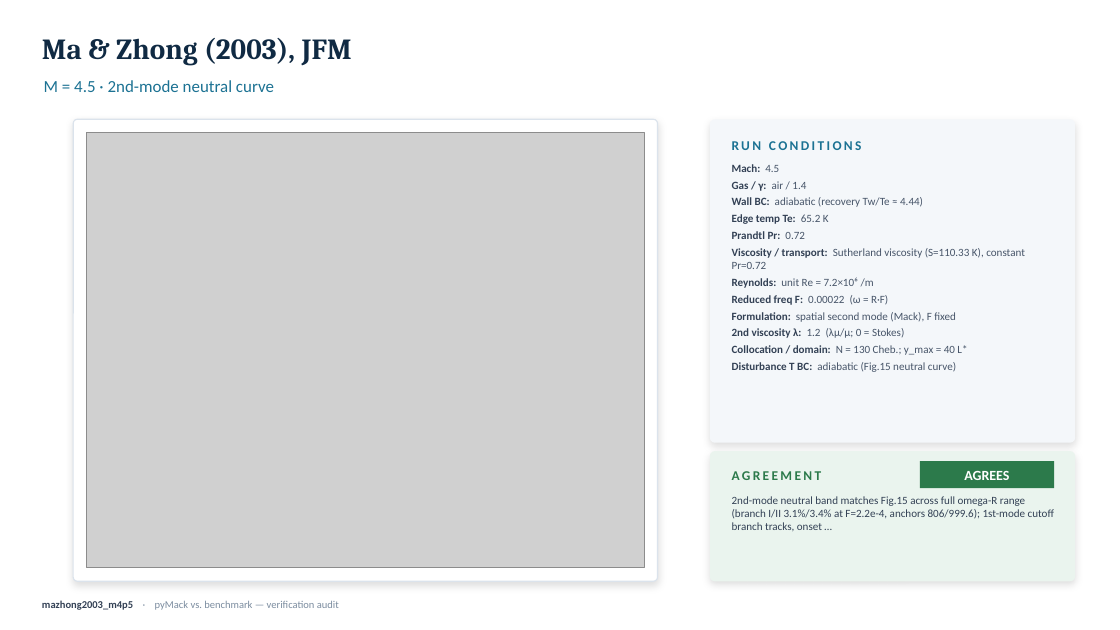
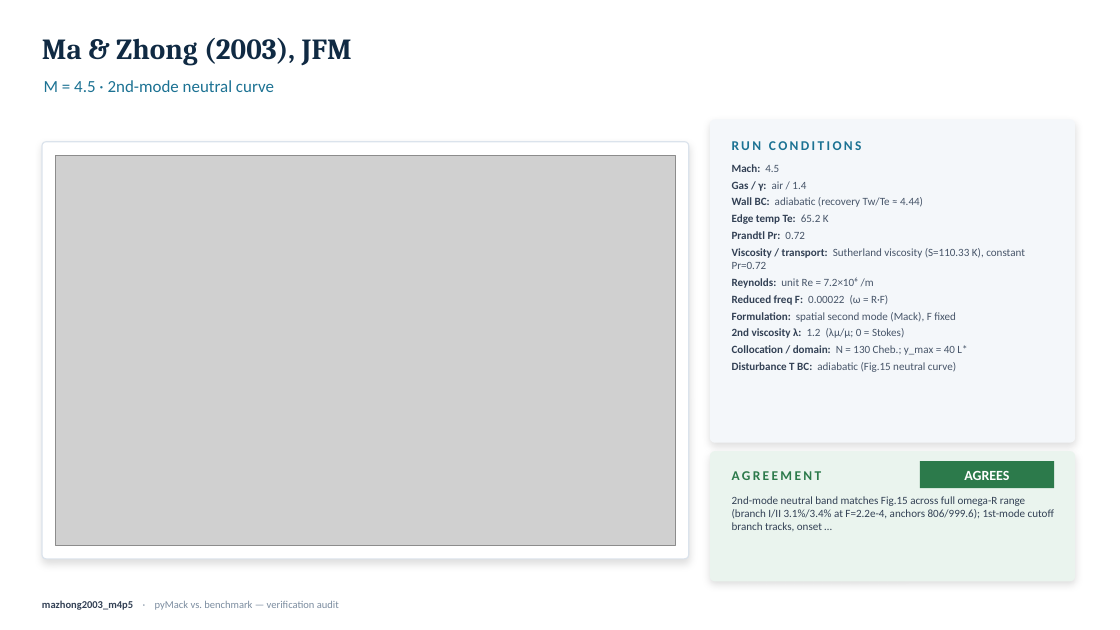
Before and after one commit to BARDAK1995/pyMack, a slide deck: slide 13 of verification/slides/pyMack_validation.pptx. Drawn at 1120x630 pixels with LibreOffice and Linux fonts; fonts in the diff are those of the drawing; grey boxes stand for pictures. Boxes give left, top, right and bottom in pixels: in the first picture for what was removed or moved away, otherwise in the second. Text is boxed around its words. In the diff, an @@ line names an element or a change of style, - is before the commit and + after.

Commit message:
Restyle all validation figures: thick solid-black pyMack curves + larger axis text
Per request, every overlay in the validation deck (and the other audit figures)
now draws the pyMack-computed result as a THICK (lw 3.4) solid BLACK line/marker,
clearly dominant over the coloured/dashed reference data, with more readable axes
(labels 15->17 pt, ticks 13->14 pt, legend ->12.5 pt; titles already >=16).
Reference styling left unchanged for contrast.

- 6 generators restyled uniformly: _make_overlays{,_audit,_spectrum,_mack_103_104}.py,
  build_ozgen_final.py, make_overlay_domain_matched.py.
  pyMack colour #0072B2 / #1f4fd8 / #009E73 / #1a1a1a -> #000000; lw 2.2-2.6 -> 3.4.
  Cone right-panel thesis reference pinned to lw 2.0 so it does not inherit the
  thicker default linewidth.
- Regenerated all 28 overlays + both galleries + the 20-slide deck.
- Adversarial visual QA (20 agents, one per deck figure): 20/20 pass -- pyMack
  solid-black + dominant, axis text readable, reference still distinguishable.
- Verified all 20 deck figures embedded byte-identical; deck_data.json and every
  verdict.json unchanged vs HEAD (no verdict drift).
- .gitignore: also exclude crop_*.png and overlay_fig15_full.png scratch.

```diff
--- a/verification/slides/pyMack_validation.pptx
+++ b/verification/slides/pyMack_validation.pptx
@@ rounded rectangle: place and size @@
-rounded rectangle at (73,119,658,581)
+rounded rectangle at (42,142,689,560)
@@ rounded rectangle at (42,142,689,560): proportions changed @@
@@ picture: place and size @@
-picture at (87,133,644,568)
+picture at (55,155,676,546)
```
Also in this commit, not shown: 37 other files.
